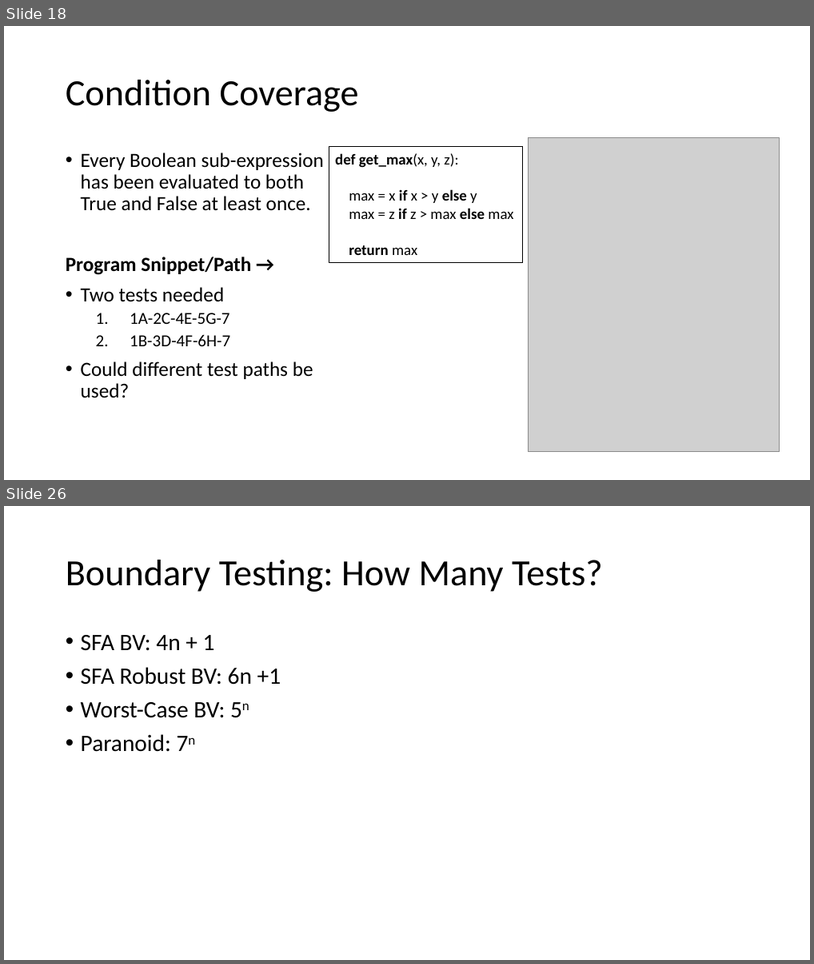
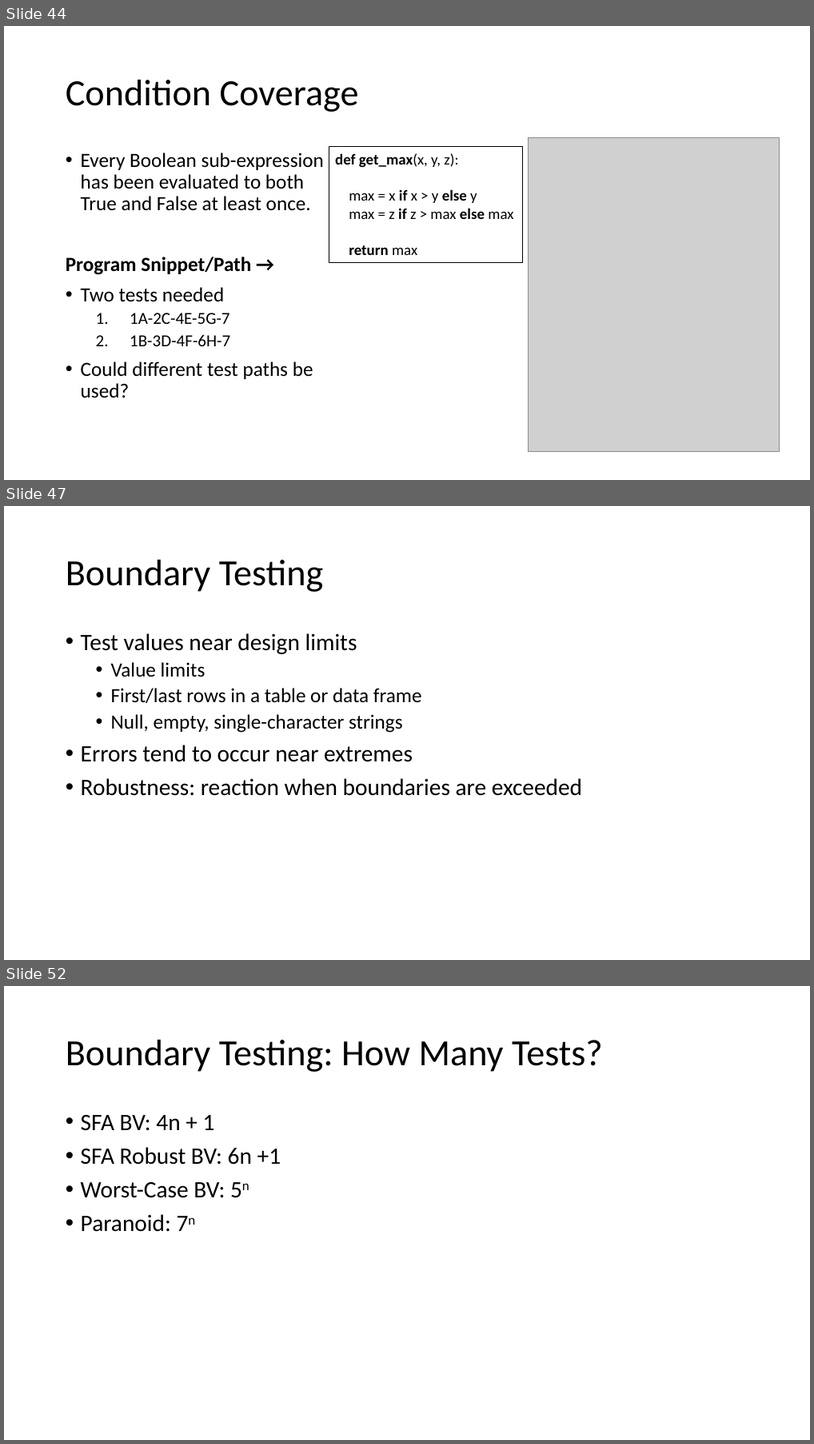
Before and after one commit to donaldsawyer/phdata-tdd-r, a slide deck: tdd_test_r.pptx. Shown one above the other, each under a label of ours: slides 18 and 26 before the commit, slides 44, 47 and 52 after it; the slides between them are not shown. The pictures are 814x964 and 814x1444 pixels, drawn with LibreOffice and Linux fonts; fonts in the diff are those of the drawing; grey boxes stand for pictures. Boxes give left, top, right and bottom in pixels: in the first picture for what was removed or moved away, otherwise in the second. Text is boxed around its words. In the diff, an @@ line names an element or a change of style, - is before the commit and + after.

```diff
--- a/tdd_test_r.pptx
+++ b/tdd_test_r.pptx
@@ slide 47 added at [4, 506, 810, 960], background #FFFFFF @@
@@ title added at [66, 560, 324, 592], 44 pt, text #000000 @@
+Boundary Testing
@@ text added at [81, 633, 582, 796], 28 pt, text #000000 @@
+• Test values near design limits
+  • Value limits
+  • First/last rows in a table or data frame
+  • Null, empty, single-character strings
+• Errors tend to occur near extremes
+• Robustness: reaction when boundaries are exceeded
@@ what was slide 18 is now slide 44 @@
@@ what was slide 26 is now slide 52 @@
```
Also in this commit, not shown: 21 other slides added.
